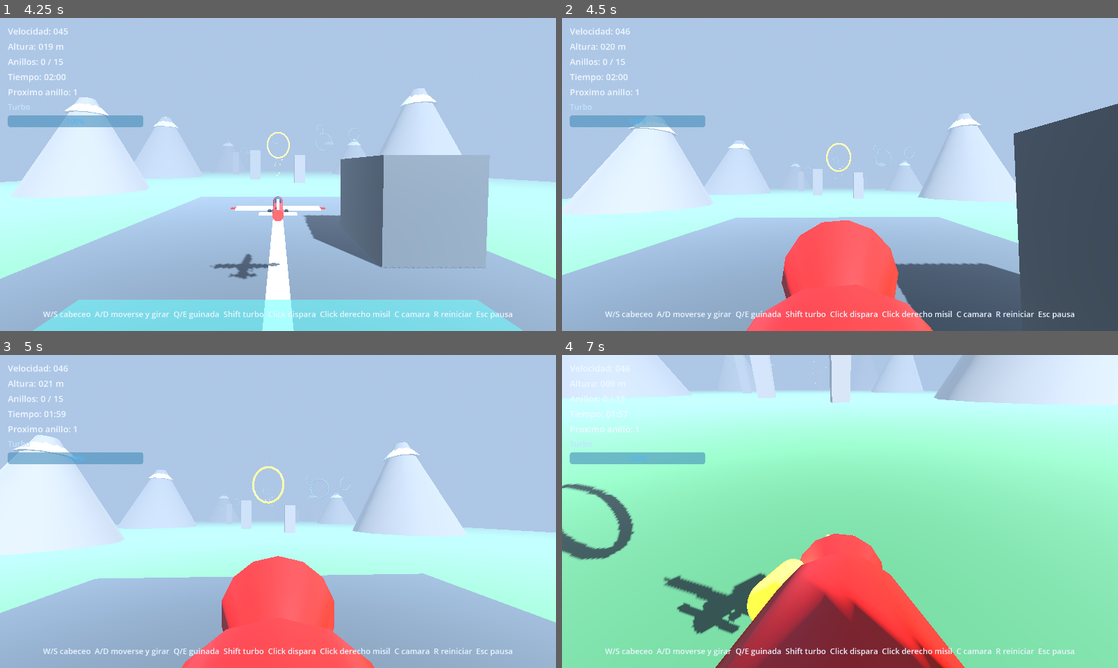
Above: before the commit, frames 1-4 (two rows, left to right).
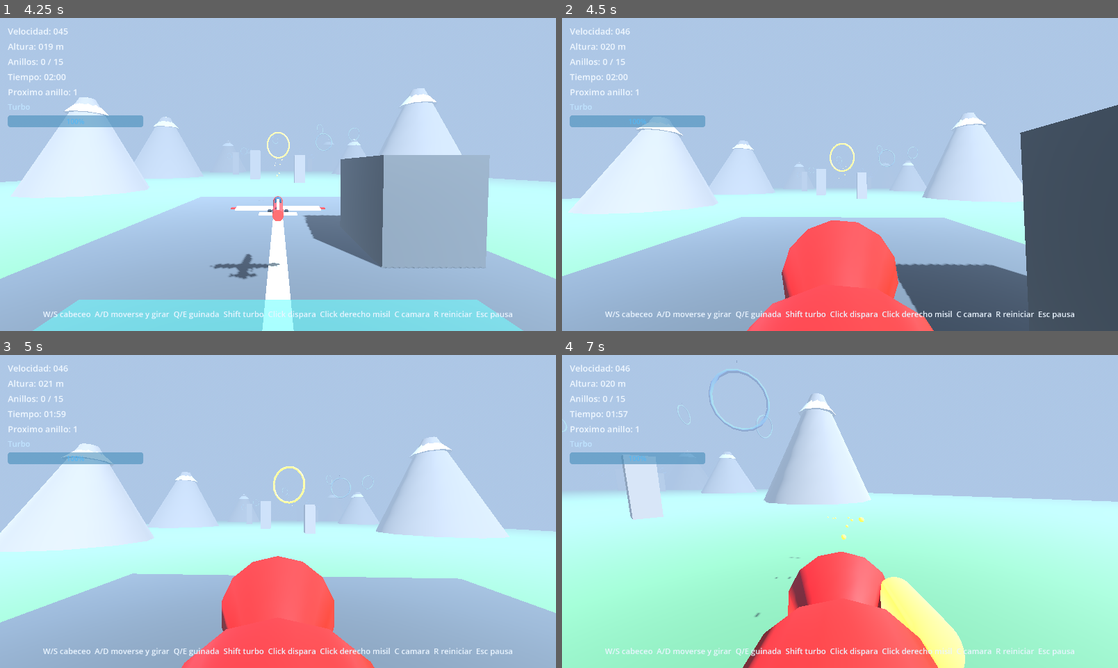
Above: after the commit, the same moments.

Repository: valentinomm99-dot/Sky-Rush
Game: Godot game, scene res://scenes/main.tscn
The game is run twice, just before and just after one commit, with the same random seed, the same clock (stepped at 60 frames per second) and the same inputs.
Inputs (mouse positions are in pixels of both pictures, inside the frame that each line leads up to):
- Up to frame 1 (4.25 s): click "Carrera de anillos" at 0.5 s; tap Enter at 1.25 s; move the mouse to (400, 158) at 1.27 s; hold D 1.28-2 s; hold Q 1.28-2 s; click (400, 158) at 1.42 s; tap Space at 1.52, 3.5 s; drag from (166, 190) to (250, 237) at 2.02 s; move the mouse to (333, 105) at 2.77 s; hold D 2.78-3.5 s; hold Shift 2.78-3.5 s; drag from (250, 237) to (111, 127) at 3.52 s
- Up to frame 2 (4.5 s): move the mouse to (1006, 221) at 4.27 s; hold A from 4.28 s (still down); tap C at 4.35 s
- Up to frame 3 (5 s): keep holding A; tap Space at 4.52 s
- Up to frame 4 (7 s): release A at 5 s; drag from (673, 464) to (756, 433) at 5.02 s; move the mouse to (867, 511) at 5.77 s; hold S 5.78-6.5 s; hold E 5.78-6.5 s; click (867, 511) at 5.92 s; drag from (756, 433) to (728, 527) at 6.52 s

Frame 1 is identical in both runs. In frame 2, 2.8% of the frame differs, in the area x 0-100%, y 27-100%; in frame 3, 9.7%; in frame 4, 92%, in the area x 0-100%, y 0-100%.

Commit message:
fix aircraft left right controls

Diff:
--- a/scripts/aircraft/aircraft_controller.gd
+++ b/scripts/aircraft/aircraft_controller.gd
@@ -176,11 +176,11 @@
 	if Input.is_physical_key_pressed(KEY_S):
 		raw_pitch -= 1.0
 	if Input.is_physical_key_pressed(KEY_A):
+		raw_roll += 1.0
+		raw_yaw -= 0.45
+	if Input.is_physical_key_pressed(KEY_D):
 		raw_roll -= 1.0
 		raw_yaw += 0.45
-	if Input.is_physical_key_pressed(KEY_D):
-		raw_roll += 1.0
-		raw_yaw -= 0.45
 	if Input.is_physical_key_pressed(KEY_Q):
 		raw_yaw += 1.0
 	if Input.is_physical_key_pressed(KEY_E):
Not shown, changed: export_presets.cfg
Not shown, changed: .gitignore
Not shown, changed: docs/index.pck
